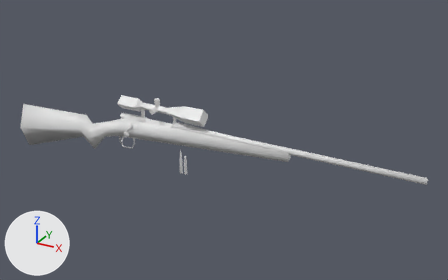
Two versions of the Blender file GameResources/Meshes/Guns/Remington700/Remington700.blend, one commit apart.
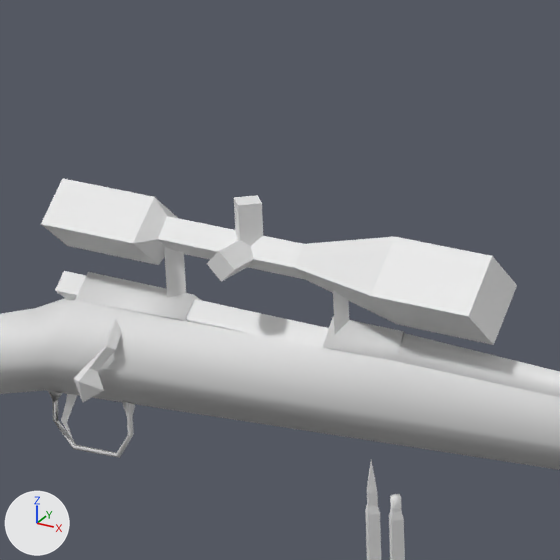
There are two pictures of each version: one whole from a 50 mm camera at (5.94, -9.42, 7.46) aimed at (0.57, 0.35, 2.57), one close up on the part from 24% to 48% of the width and 22% to 60% of the height. The lights are fixed; the arrows at lower left show +X, +Y and +Z.

The first close-up shows 'BARifleAmmo', 'BARifleBolt', 'BARifleScope', 'BARilfeBody&Barrel', 'BARilfeCasing'.
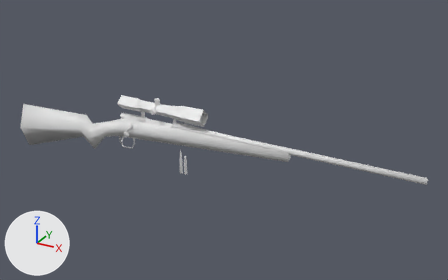
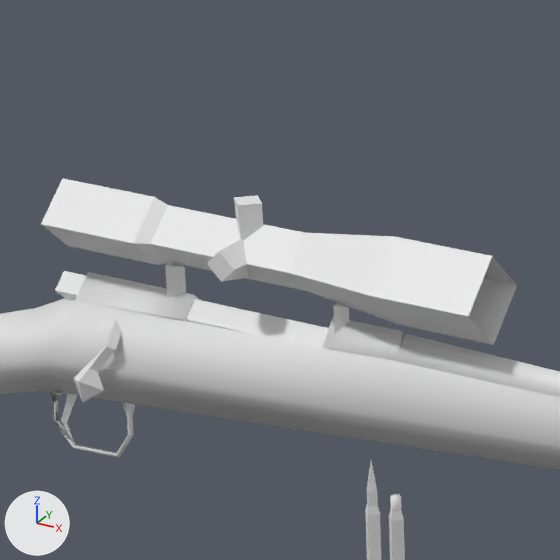
Where the change shows, as pixel boxes (x1, y1, x2, y2) in the close-ups (560 x 560 px; the box of a moved part takes in the faces that stretch with it):
part 1 of me_cube_012, moved or reshaped
    both: (133, 197, 396, 334)
part 2 of me_cube_012, deleted
    before: (468, 256, 517, 345)

Edits to the bpy script that builds the scene:
```text
Change me_cube_012:
    used by ob_bariflescope; location = (0.0, 0.0, 0.0)
    verts and faces of me_cube_012; kept vertices keep their numbers, new ones are numbered from 57
    before: 32 (0.33, -0.17, 3.1) at pixel (468, 316), 35 (0.33, 0.0, 2.92) at pixel (493, 344), 36 (0.33, 0.0, 3.27) at pixel (492, 255), 51 (0.33, 0.17, 3.1) at pixel (517, 285)
    remove me_cube_012.from_pydata(...)  # 57 vertices, 42 faces; spans x -1.61..0.33, y -0.2..0.17, z 2.82..3.3
    add me_cube_012.from_pydata(...)  # 55 vertices, 36 faces, 2 loose edges; spans x -1.61..0.33, y -0.2..0.17, z 2.82..3.3
    me_cube_012 part 1
    6 vertices are removed from x -0.8..-0.67, y -0.06..0.06, z 3.1..3.17
    8 faces are deleted
    3 vertices in x -1.12..-0.49, y 0.0, z 3.17 move by (0.0, 0.01, 0.04)
    17 vertices move from x -1.12..-0.3, y -0.07..0.07, z 2.99..3.17 to x -1.12..-0.3, y -0.11..0.13, z 2.95..3.21
    4 vertices are added at (-0.74, -0.05, 3.15), (-0.74, 0.07, 3.15), (-0.8, 0.01, 3.21), (-0.67, 0.01, 3.21)
    2 loose edges are added
    4 new faces join them
    me_cube_012 part 2
    add delete_faces([(32, 35, 51, 36)])
```
